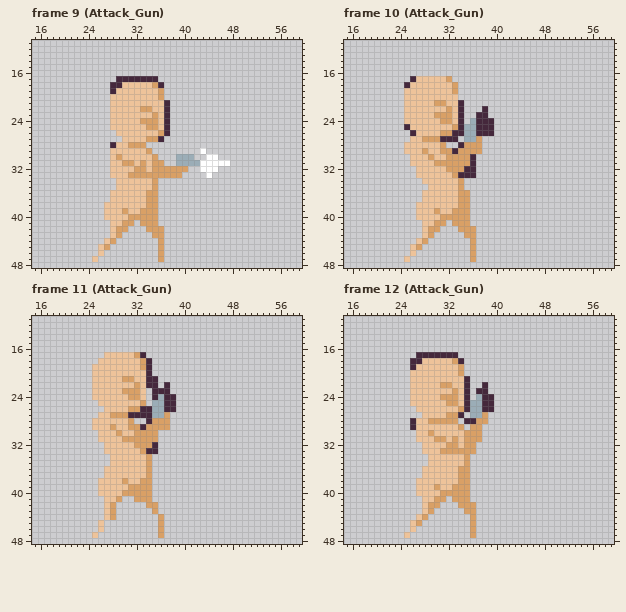
Two states of a pixel-art file, RawResource/projectRoom/base_female.aseprite. Above, as it was before the edit.
64x64 pixels, 16 frames. Shown: frame 9 (Attack_Gun): x 15..59, y 11..48; frame 10 (Attack_Gun): x 15..59, y 11..48; frame 11 (Attack_Gun): x 15..59, y 11..48; frame 12 (Attack_Gun): x 15..59, y 11..48. The commit also changed other frames, which this record leaves out.
New version:
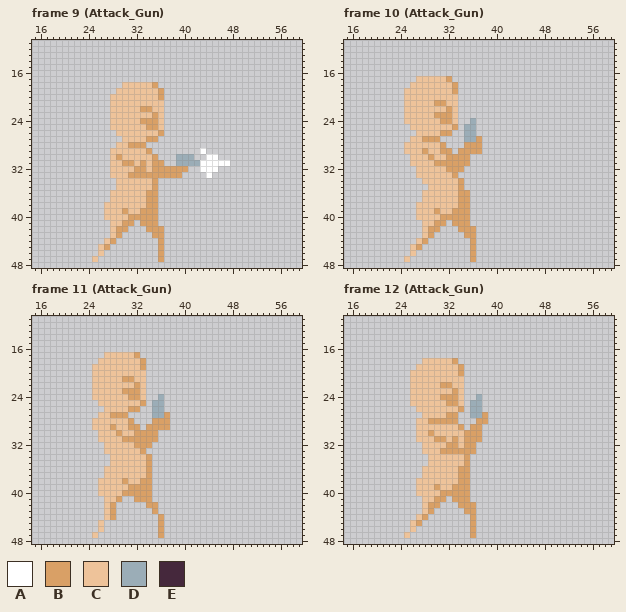
Palette (. is transparent): A #ffffff  B #d9a066  C #eec39a  D #9badb7  E #45283c
Edits made:
layer "sketch" now hidden
Frame 9 (Attack_Gun):
Colour E is removed in row 17 at x 29 to 35; in row 18 at x 28 to 29 and 36; in row 19 at x 28; in rows 21 to 26 at x 37; in row 27 at x 36; in row 28 at x 28.
Frame 10 (Attack_Gun):
Colour E is removed in row 17 at x 26; in row 18 at x 25; in row 21 at x 34; in row 22 at x 34 and 38; in row 23 at x 34 and 37 to 38; in row 24 at x 34 and 37 to 39.
Colour E is removed in row 25 at x 25, 34 and 37 to 39; in row 26 at x 26, 33 to 34 and 37 to 39; in row 27 at x 31 to 33; in row 28 at x 34; in row 29 at x 33; in rows 30 to 31 at x 36.
Colour E is removed in row 32 at x 35 to 36; in row 33 at x 34 to 36.
Frame 11 (Attack_Gun):
Colour E is removed in row 17 at x 33; in rows 18 to 20 at x 34; in row 21 at x 34 to 35; in row 22 at x 34 to 35 and 37; in row 23 at x 35 to 37; in row 24 at x 35 and 37 to 38.
Colour E is removed in row 25 at x 37 to 38; in row 26 at x 33 to 34 and 37 to 38; in row 27 at x 31 to 34; in row 28 at x 34; in row 29 at x 33; in row 32 at x 35.
Colour E is removed in row 33 at x 34 to 35.
Frame 12 (Attack_Gun):
Colour E is removed in row 17 at x 27 to 33; in row 18 at x 26 to 27 and 34; in row 19 at x 26; in row 21 at x 35; in row 22 at x 35 and 38; in row 23 at x 35 and 37 to 38.
Colour E is removed in rows 24 to 26 at x 35 and 38 to 39; in row 27 at x 34; in row 28 at x 26 and 35 to 36; in row 29 at x 26.
